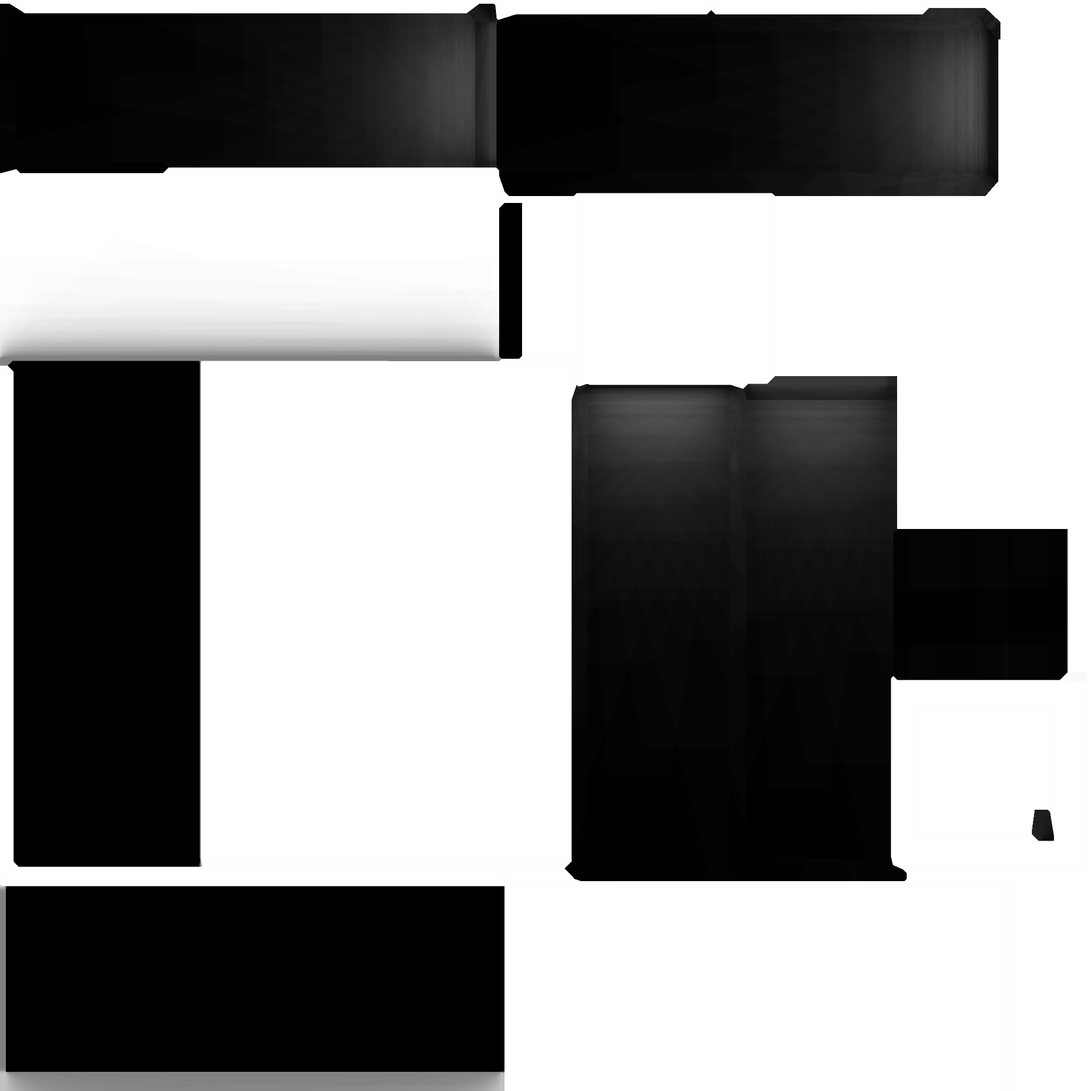
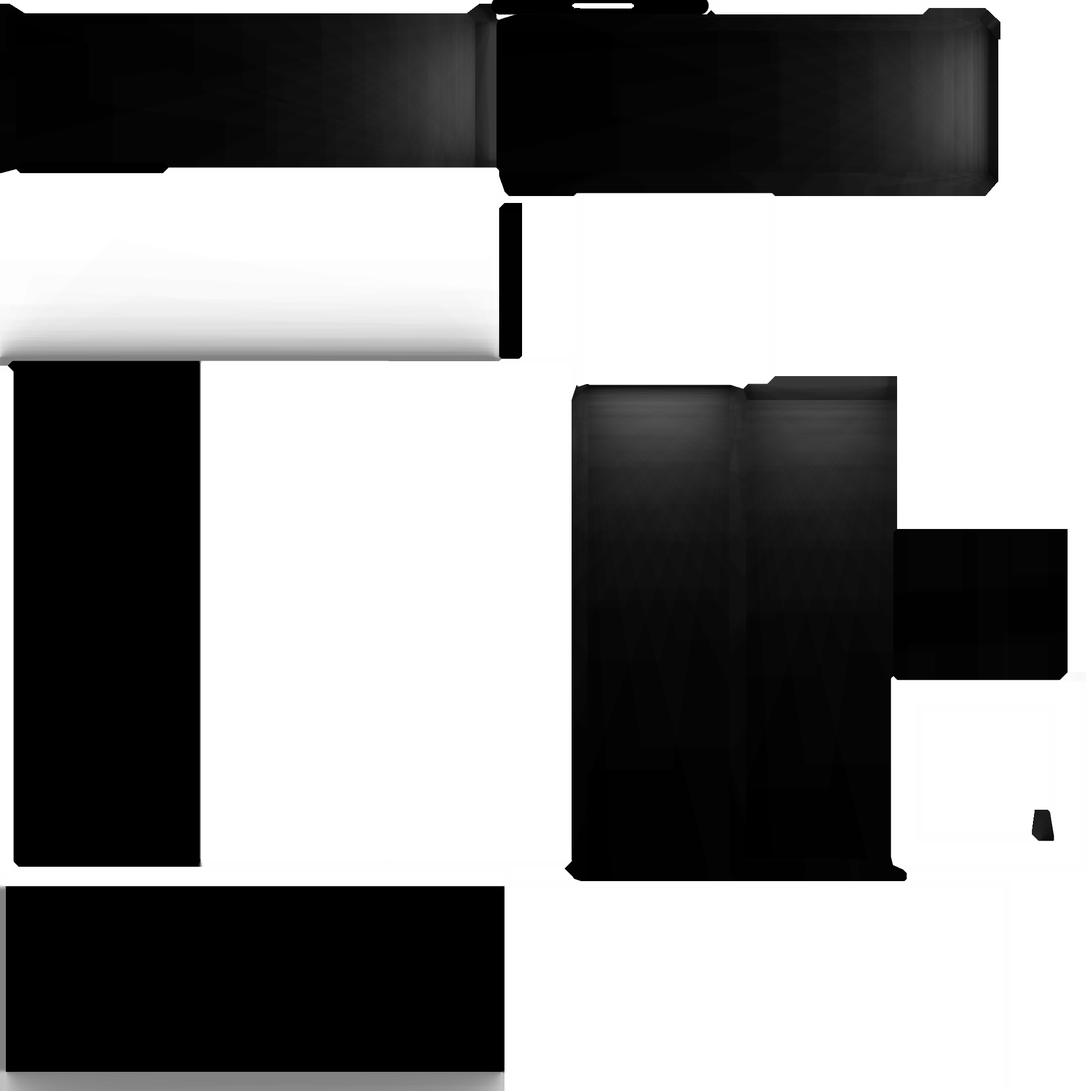
Before/after of a 1091×1091 layered artwork. What changed in the layer stack:
renamed "Capa 0" to "Capa 1", moved it above "Layer 1", painted on it over [491, 0, 710, 16]
painted on "Layer 1" over [491, 0, 710, 16]
